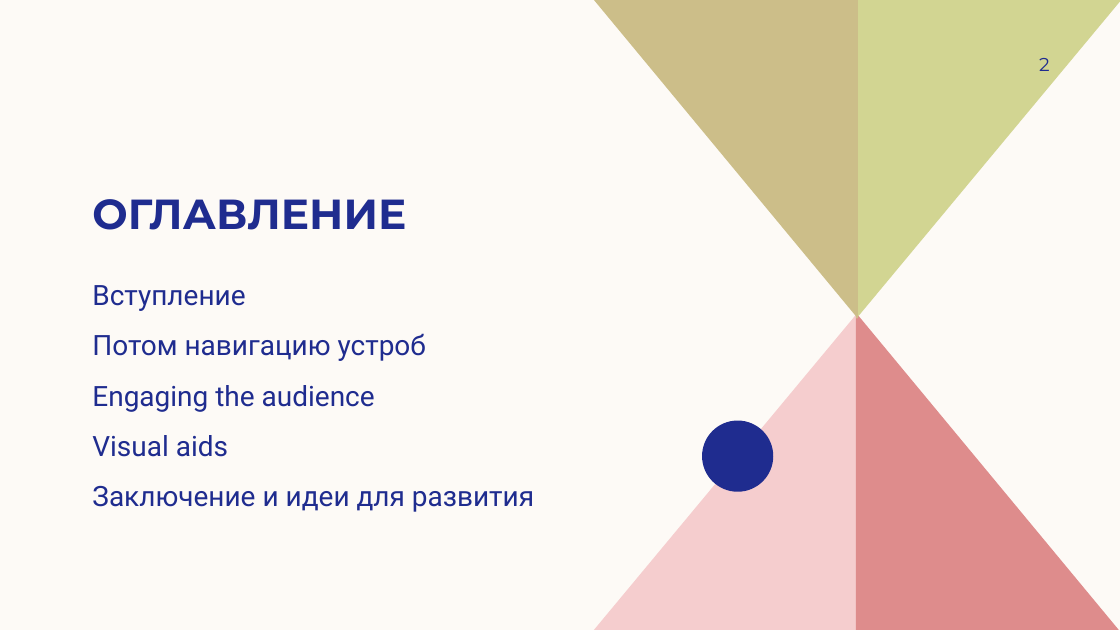
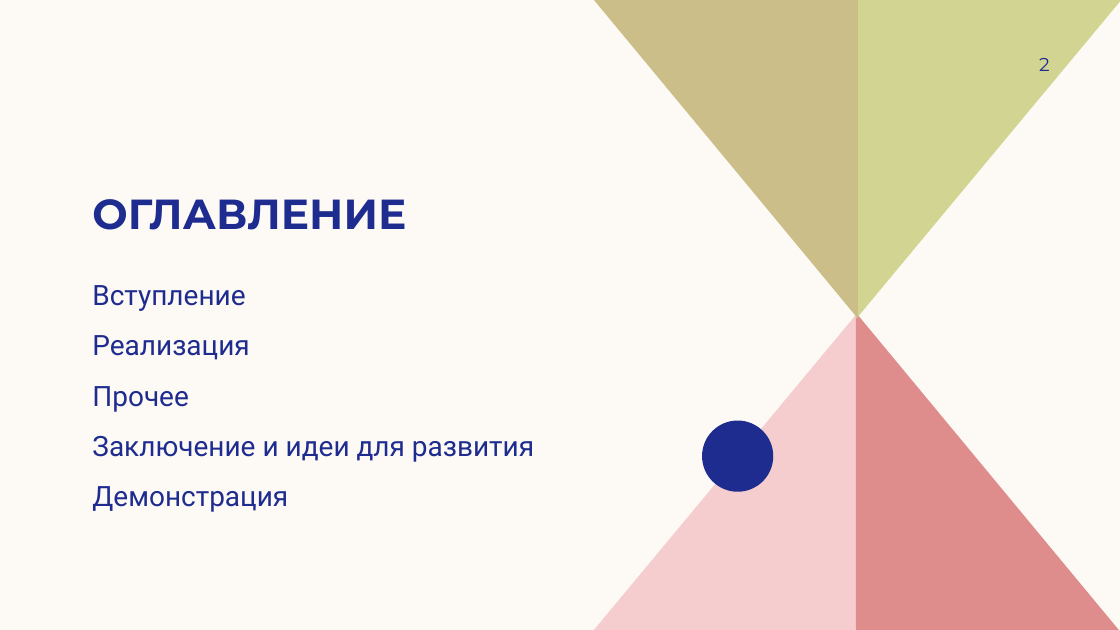
Before and after one commit to emerikko/news, a slide deck: slide 2 of Лицейский.pptx. Drawn at 1120x630 pixels with LibreOffice and Linux fonts; fonts in the diff are those of the drawing. Boxes give left, top, right and bottom in pixels: in the first picture for what was removed or moved away, otherwise in the second. Text is boxed around its words. In the diff, an @@ line names an element or a change of style, - is before the commit and + after.

```diff
--- a/Лицейский.pptx
+++ b/Лицейский.pptx
@@ text at bbox=[92, 335, 249, 412]: text changed @@
-Потом навигацию устроб
-Engaging the audience
-Visual aids
+Реализация
+Прочее
@@ text at bbox=[92, 486, 288, 512]: paragraph added @@
+Демонстрация
```
Also in this commit, not shown: 7 other slides changed, 3 slides added, 3 slides removed, 1 other file.
